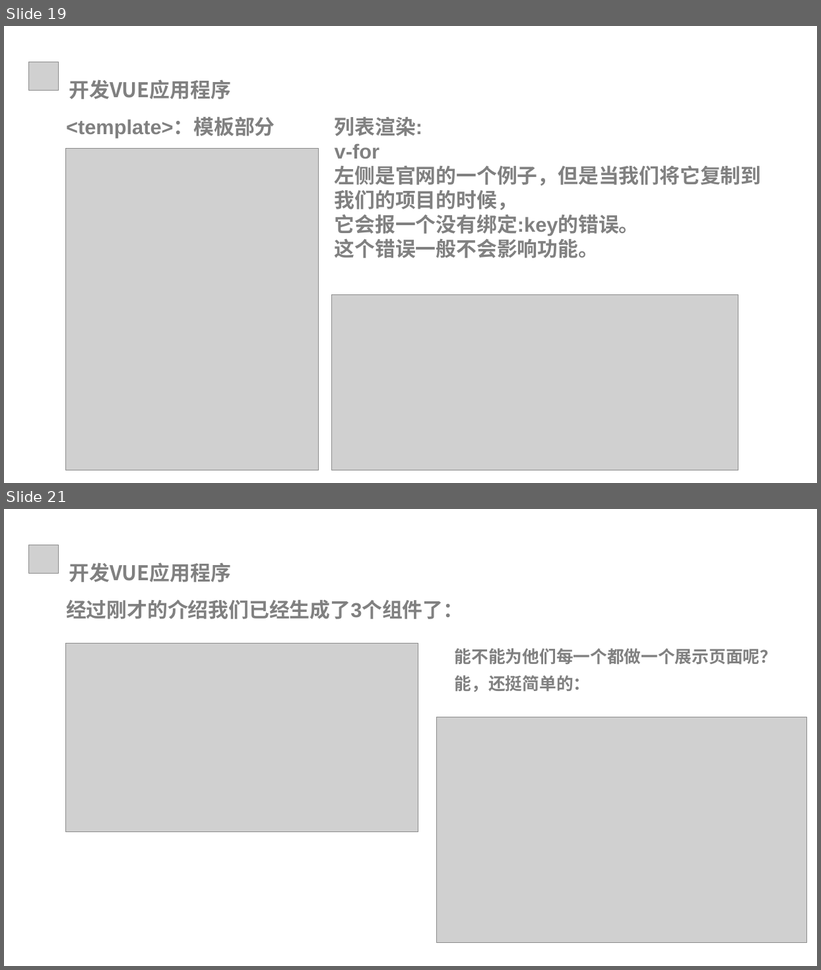
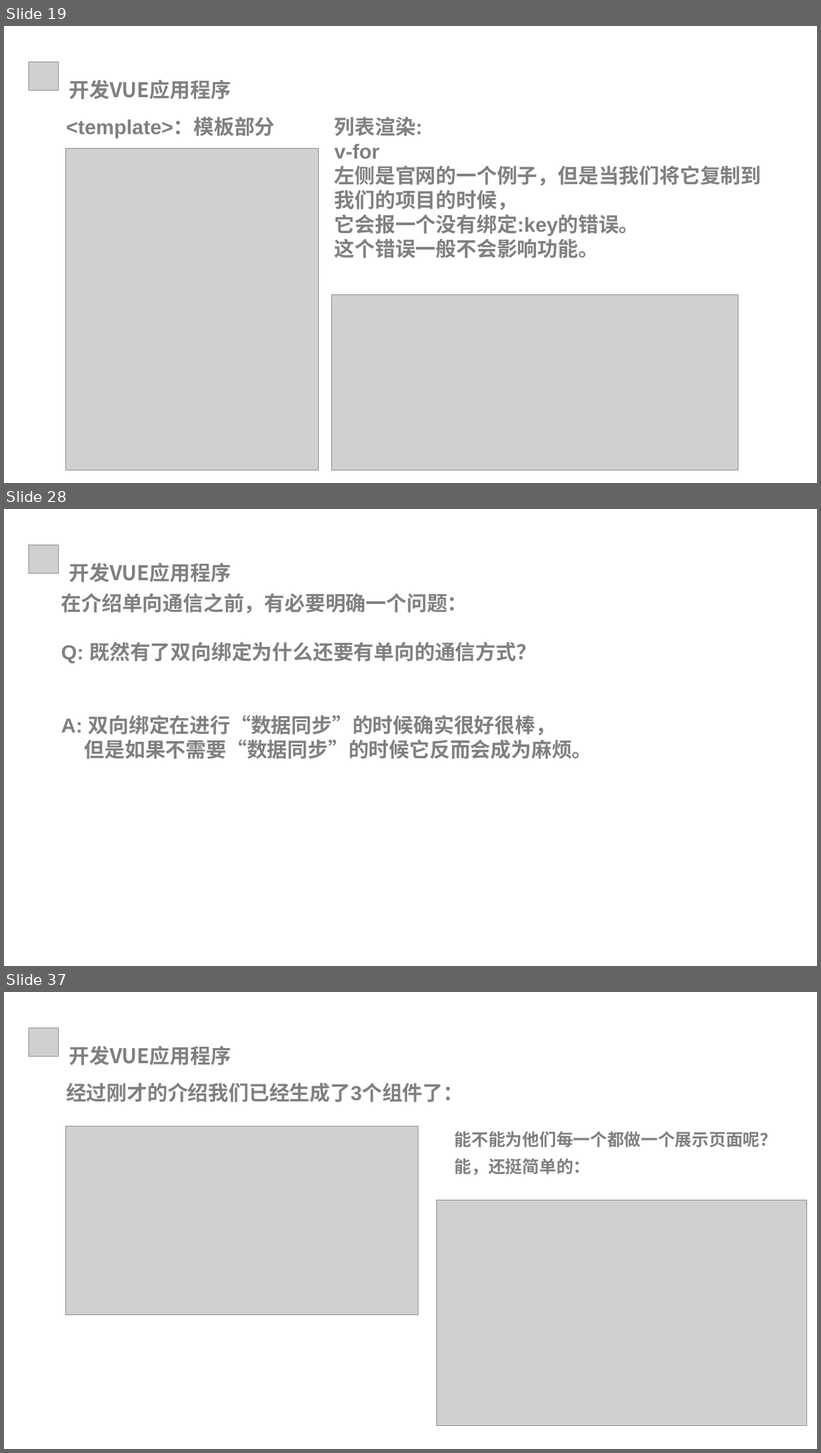
Before and after one commit to xiaozs/ppt, a slide deck: 3.开发VUE应用程序.pptx. Shown one above the other, each under a label of ours: slides 19 and 21 before the commit, slides 19, 28 and 37 after it; the slides between them are not shown. The pictures are 821x970 and 821x1453 pixels, drawn with LibreOffice and Linux fonts; fonts in the diff are those of the drawing; grey boxes stand for pictures; background and template pictures are left out. Boxes give left, top, right and bottom in pixels: in the first picture for what was removed or moved away, otherwise in the second. Text is boxed around its words. In the diff, an @@ line names an element or a change of style, - is before the commit and + after.

```diff
--- a/3.开发VUE应用程序.pptx
+++ b/3.开发VUE应用程序.pptx
@@ slide 28 added at <box>4,509,817,966</box>, background #FFFFFF @@
@@ picture added at <box>28,545,58,574</box> @@
@@ text added at <box>69,562,231,582</box>, 24 pt, text #808080, bold @@
+开发VUE应用程序
@@ text added at <box>61,593,593,759</box>, 24 pt, text #808080, bold @@
+在介绍单向通信之前，有必要明确一个问题：
+Q: 既然有了双向绑定为什么还要有单向的通信方式？
+A: 双向绑定在进行“数据同步”的时候确实很好很棒，
+但是如果不需要“数据同步”的时候它反而会成为麻烦。
@@ what was slide 21 is now slide 37 @@
```
Also in this commit, not shown: 3 slides changed, 24 other slides added, 16 other files.
